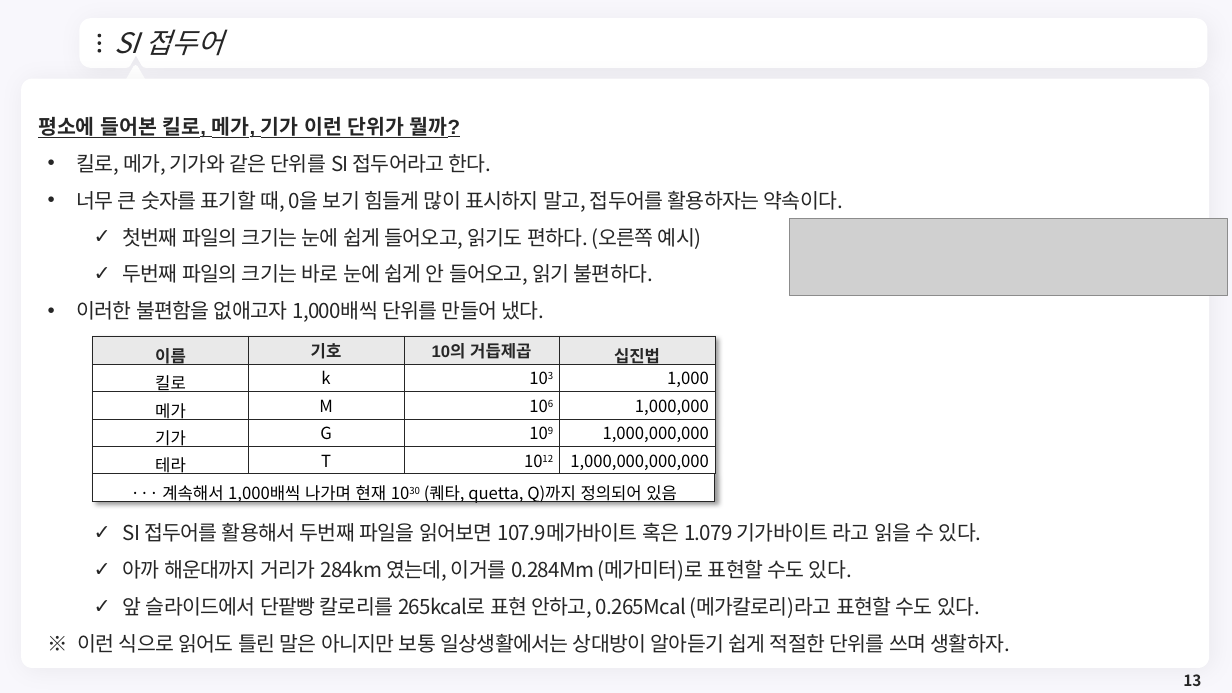
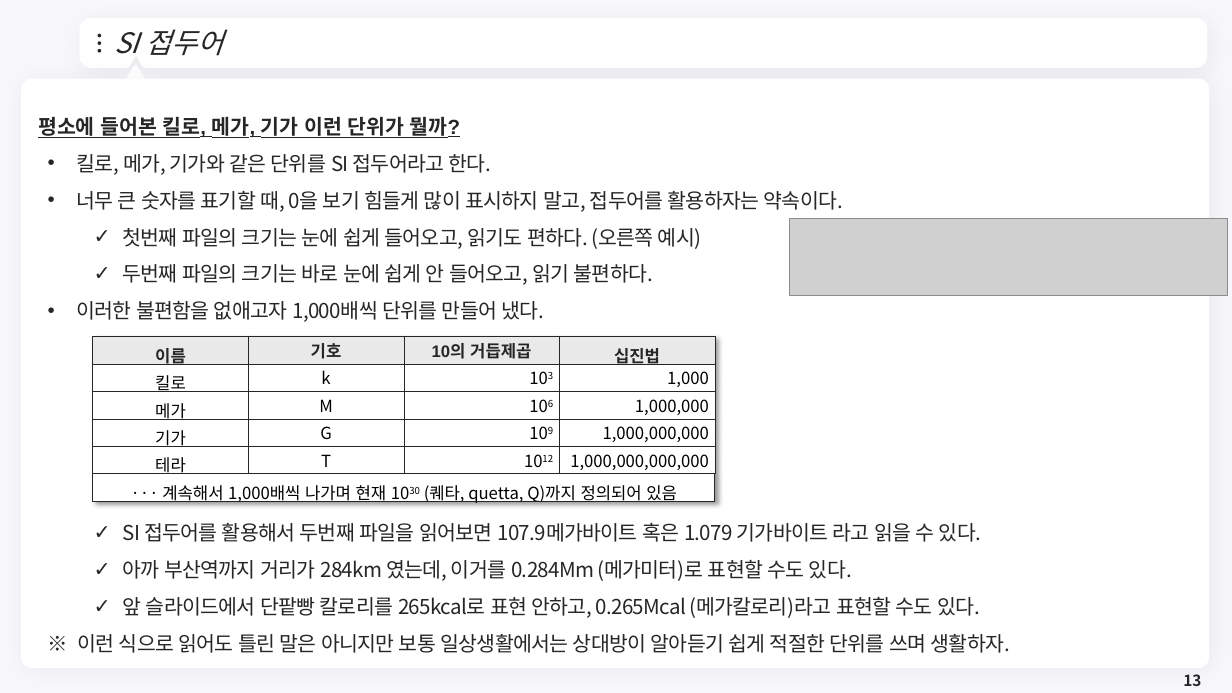
Before and after one commit to meandthey/Teaching, a slide deck: slide 13 of 생활속의 경제/01_Lectures/생활속의 경제_(에너지경제)_2.pptx. Drawn at 1232x693 pixels with LibreOffice and Linux fonts; fonts in the diff are those of the drawing; grey boxes stand for pictures; background and template pictures are left out. Boxes give left, top, right and bottom in pixels: in the first picture for what was removed or moved away, otherwise in the second. Text is boxed around its words. In the diff, an @@ line names an element or a change of style, - is before the commit and + after.

```diff
--- a/생활속의 경제/01_Lectures/생활속의 경제_(에너지경제)_2.pptx
+++ b/생활속의 경제/01_Lectures/생활속의 경제_(에너지경제)_2.pptx
@@ text at box(123, 560, 852, 581): text changed @@
-  ✓ 아까 해운대까지 거리가 284km 였는데, 이거를 0.284Mm (메가미터)로 표현할 수도 있다.
+  ✓ 아까 부산역까지 거리가 284km 였는데, 이거를 0.284Mm (메가미터)로 표현할 수도 있다.
```
Also in this commit, not shown: 15 other slides changed, 10 other files.
